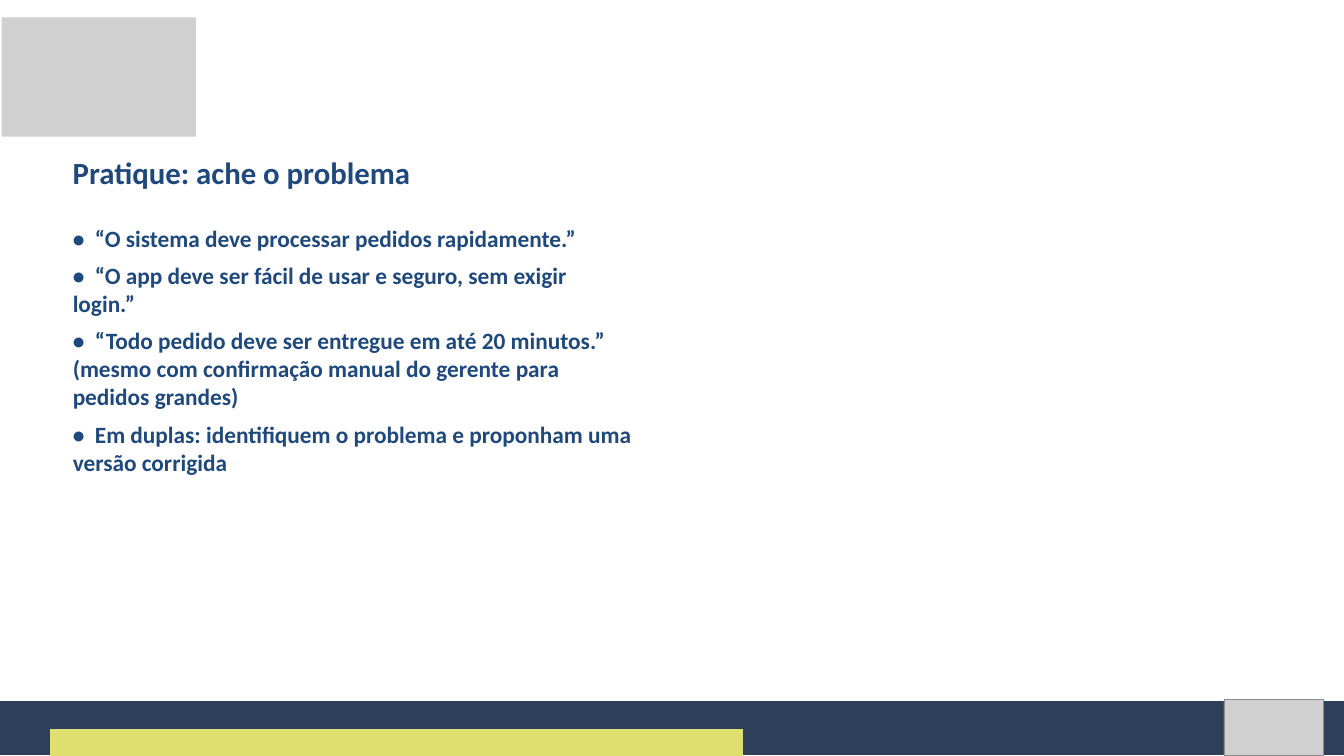
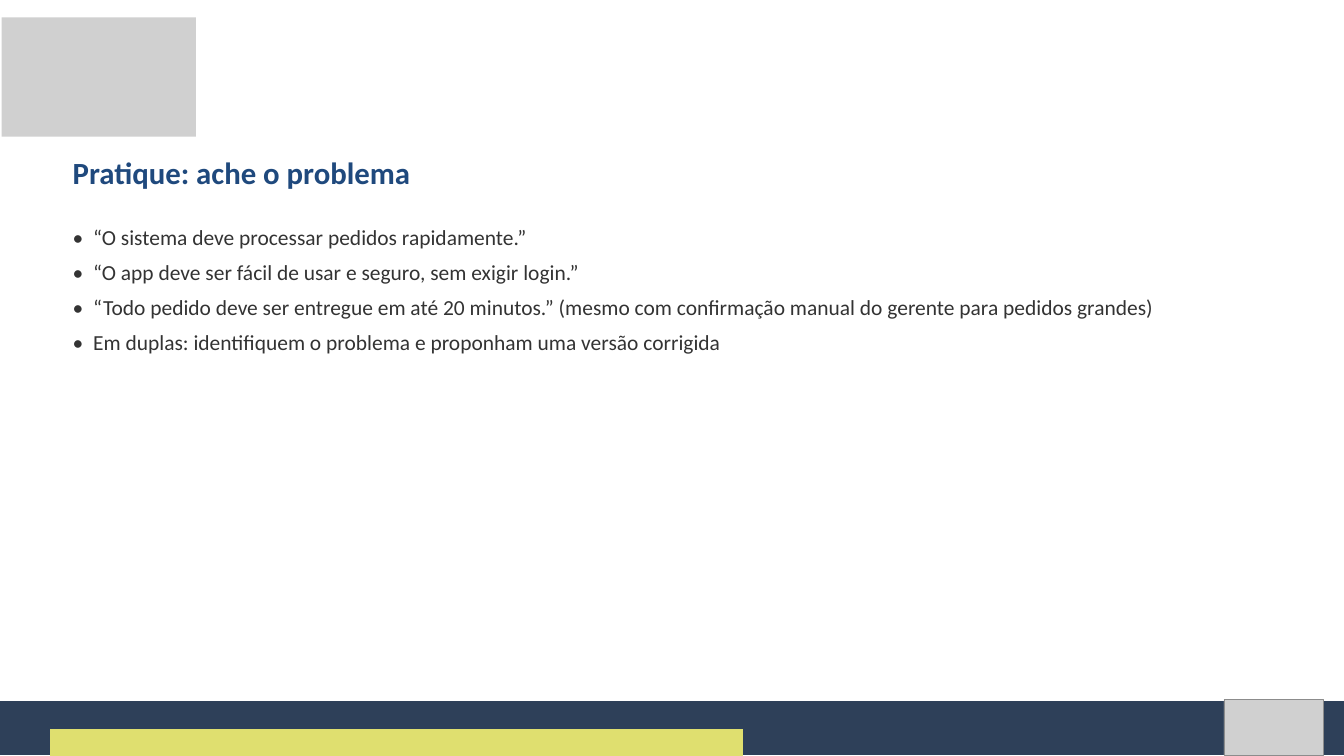
Before and after one commit to Natan20/Curso-Modelagem-De-Sistemas-Material, a slide deck: slide 17 of Aula 02 - 04-09-2026/Aula 2 - Slides.pptx (slide 16 before the commit). Drawn at 1344x756 pixels with LibreOffice and Linux fonts; fonts in the diff are those of the drawing; grey boxes stand for pictures. Boxes give left, top, right and bottom in pixels: in the first picture for what was removed or moved away, otherwise in the second. Text is boxed around its words. In the diff, an @@ line names an element or a change of style, - is before the commit and + after.

Commit message:
Reorganiza Aula 2: quiz apos RNF, adiciona slides de Criterio de Aceite e move sintese/glossario pro final
- Quiz relampago RF/RNF movido para depois de RF e RNF completos, com slide de respostas novo
- Adiciona slide de definicao do MoSCoW antes das categorias
- Expande Criterio de Aceite em 4 slides (definicao, formato, exemplo, pratica)
- Corrige formatacao inconsistente dos slides de Ambiguidade/Conflitos
- Move Sintese e Glossario para o final, depois do material de reserva
- Esclarece a mecanica do role-play de entrevista no slide

```diff
--- a/Aula 02 - 04-09-2026/Aula 2 - Slides.pptx
+++ b/Aula 02 - 04-09-2026/Aula 2 - Slides.pptx
@@ text "• “O sistema deve processar ..." at (x1=93, y1=229, x2=1153, y2=354): size 25 to 23 pt, text colour #1F497D to #333333, bold off @@
```
Also in this commit, not shown: 3 other slides changed, 5 slides added, 2 other files.
